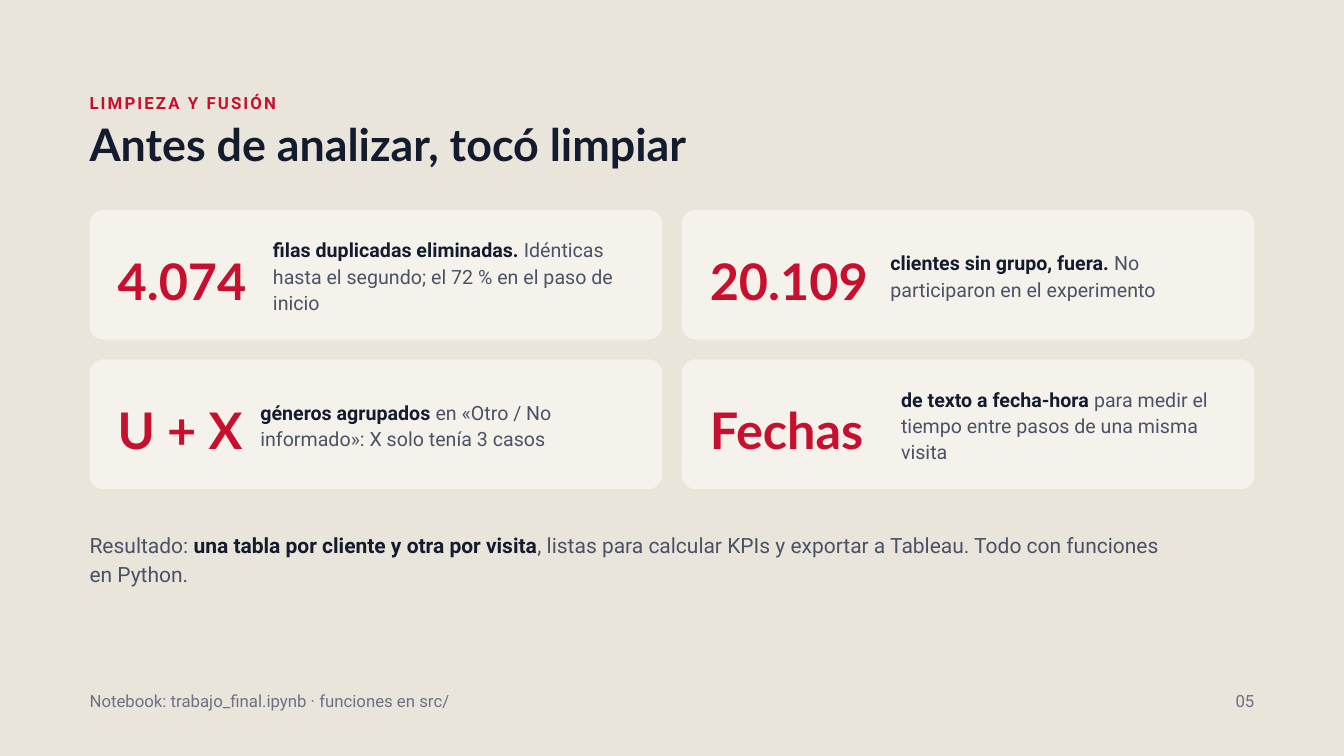
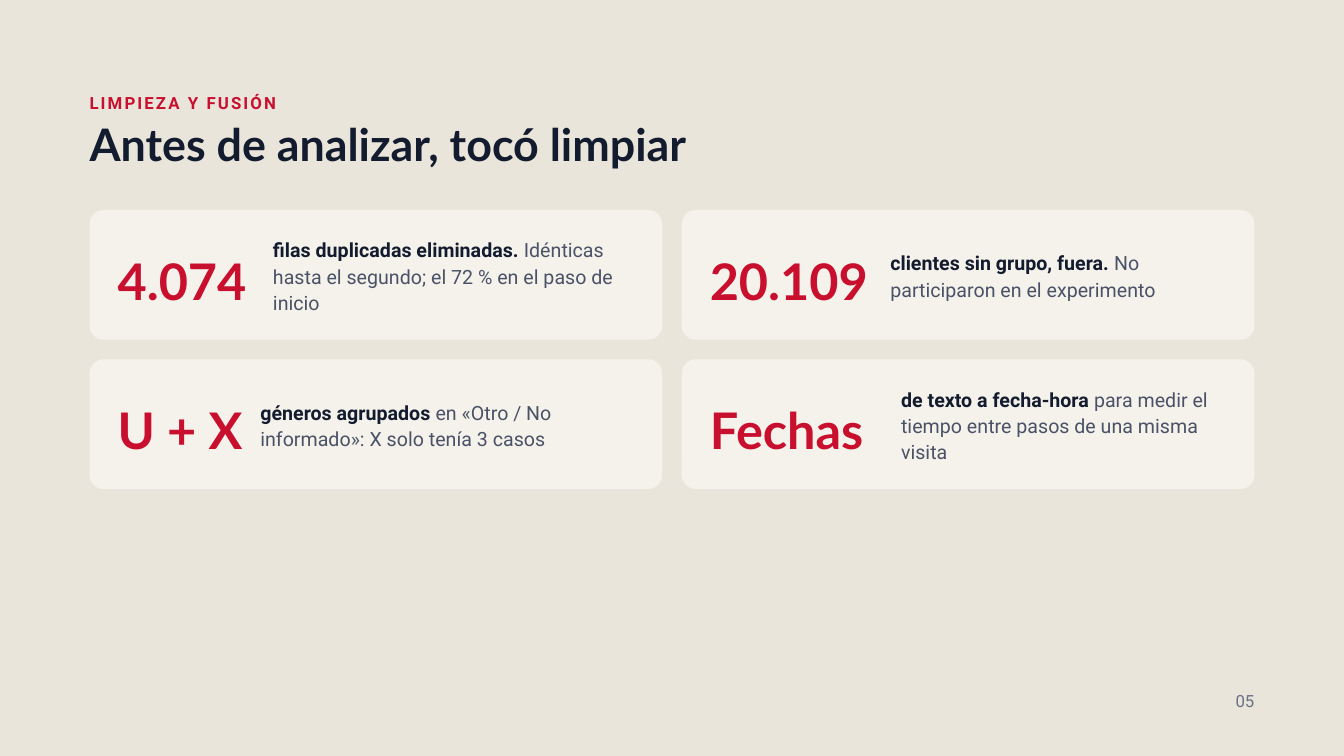
Before and after one commit to beafernandez22/Project_Vanguard_ab_Test, a slide deck: slide 4 of outputs/Vanguard_Presentación.pptx (slide 5 before the commit). Drawn at 1344x756 pixels with LibreOffice and Linux fonts; fonts in the diff are those of the drawing. Boxes give left, top, right and bottom in pixels: in the first picture for what was removed or moved away, otherwise in the second. Text is boxed around its words. In the diff, an @@ line names an element or a change of style, - is before the commit and + after.

Commit message:
cambios en ppt y tableau

```diff
--- a/outputs/Vanguard_Presentación.pptx
+++ b/outputs/Vanguard_Presentación.pptx
@@ text removed at (90,537,1158,587) @@
-Resultado: una tabla por cliente y otra por visita, listas para calcular KPIs y exportar a Tableau. Todo con funciones en Python.
@@ text removed at (90,694,449,711) @@
-Notebook: trabajo_final.ipynb · funciones en src/
```
Also in this commit, not shown: 5 other slides changed, 5 slides removed, 1 other file.
